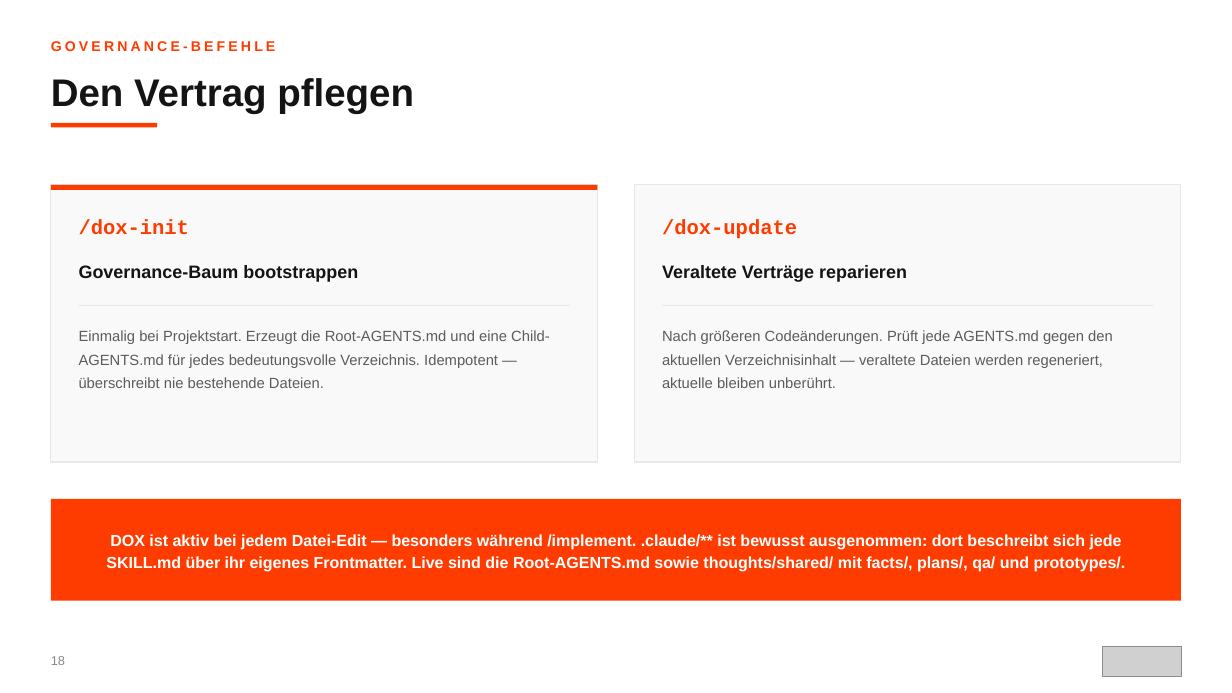
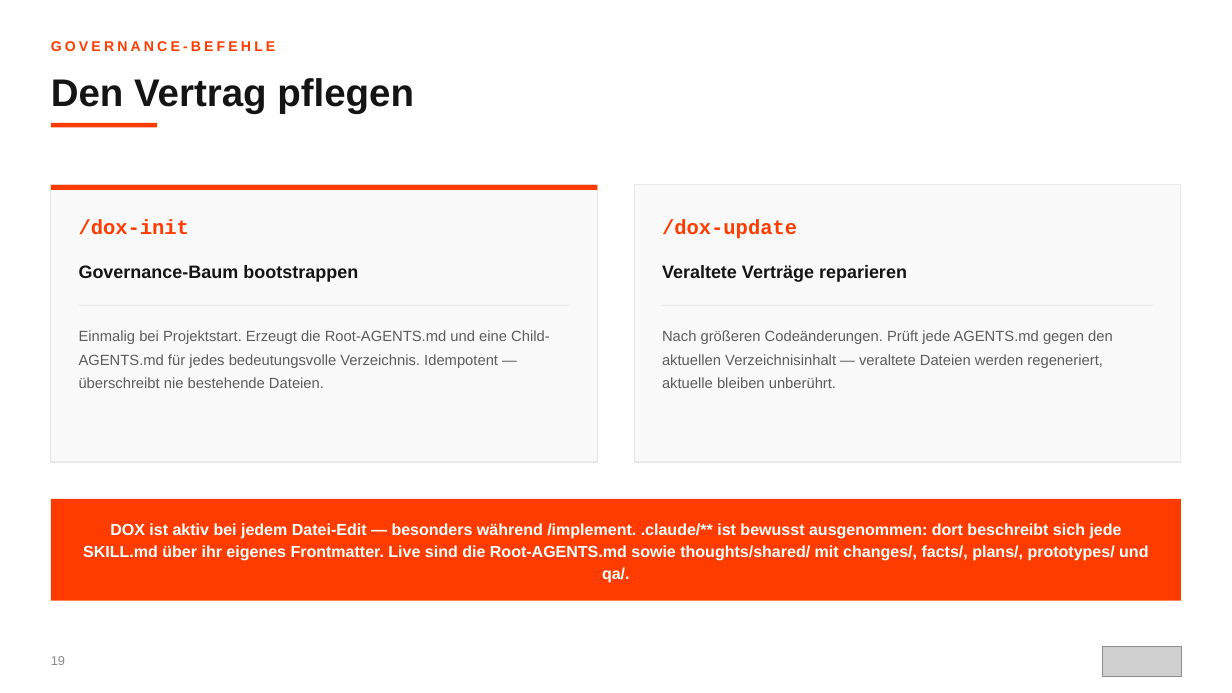
Before and after one commit to scameronde/rpi-qpi, a slide deck: slide 19 of presentation/ORBIT.pptx (slide 18 before the commit). Drawn at 1232x693 pixels with LibreOffice and Linux fonts; fonts in the diff are those of the drawing; grey boxes stand for pictures. Boxes give left, top, right and bottom in pixels: in the first picture for what was removed or moved away, otherwise in the second. Text is boxed around its words. In the diff, an @@ line names an element or a change of style, - is before the commit and + after.

```diff
--- a/presentation/ORBIT.pptx
+++ b/presentation/ORBIT.pptx
@@ text in rectangle at (83, 523, 1148, 583): text changed @@
-DOX ist aktiv bei jedem Datei-Edit — besonders während /implement. .claude/** ist bewusst ausgenommen: dort beschreibt sich jede SKILL.md über ihr eigenes Frontmatter. Live sind die Root-AGENTS.md sowie thoughts/shared/ mit facts/, plans/, qa/ und prototypes/.
+DOX ist aktiv bei jedem Datei-Edit — besonders während /implement. .claude/** ist bewusst ausgenommen: dort beschreibt sich jede SKILL.md über ihr eigenes Frontmatter. Live sind die Root-AGENTS.md sowie thoughts/shared/ mit changes/, facts/, plans/, prototypes/ und qa/.
```
Also in this commit, not shown: 16 other slides changed, 1 slide added.
